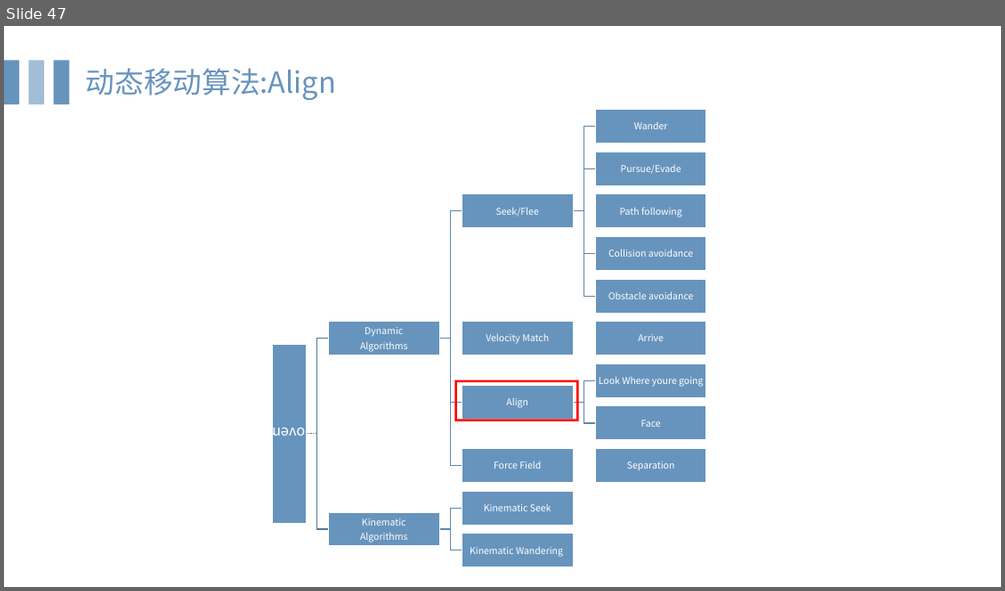
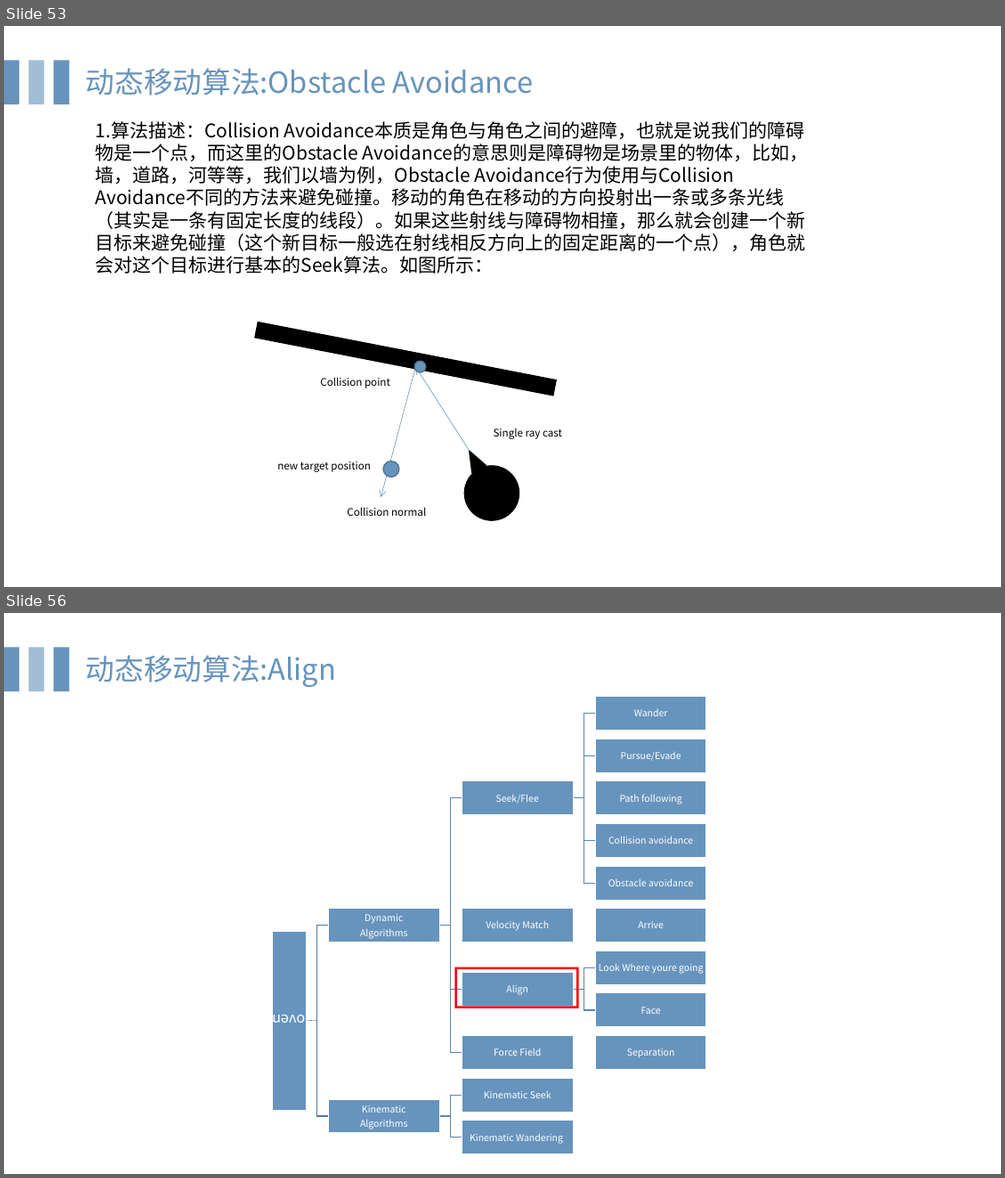
Before and after one commit to HongYD/AIForGames, a slide deck: MovementAI.pptx. Shown one above the other, each under a label of ours: slide 47 before the commit, slides 53 and 56 after it; the slides between them are not shown. The pictures are 1005x591 and 1005x1178 pixels, drawn with LibreOffice and Linux fonts; fonts in the diff are those of the drawing. Boxes give left, top, right and bottom in pixels: in the first picture for what was removed or moved away, otherwise in the second. Text is boxed around its words. In the diff, an @@ line names an element or a change of style, - is before the commit and + after.

```diff
--- a/MovementAI.pptx
+++ b/MovementAI.pptx
@@ slide 53 added at [4, 26, 1001, 587], background #FFFFFF @@
@@ rectangle added at [4, 61, 19, 104], fill #6794BD @@
@@ rectangle added at [29, 61, 44, 104], fill #A1BDD7 @@
@@ rectangle added at [53, 61, 69, 104], fill #6794BD @@
@@ text added at [86, 68, 534, 95], 28 pt, text #6794BD @@
+动态移动算法:Obstacle Avoidance
@@ text added at [96, 121, 808, 273], 18 pt, text #000000 @@
+1.算法描述：Collision Avoidance本质是角色与角色之间的避障，也就是说我们的障碍物是一个点，而这里的Obstacle Avoidance的意思则是障碍物是场景里的物体，比如，墙，道路，河等等，我们以墙为例，Obstacle Avoidance行为使用与Collision Avoidance不同的方法来避免碰撞。移动的角色在移动的方向投射出一条或多条光线（其实是一条有固定长度的线段）。如果这些射线与障碍物相撞，那么就会创建一个新目标来避免碰撞（这个新目标一般选在射线相反方向上的固定距离的一个点），角色就会对这个目标进行基本的Seek算法。如图所示：
@@ freeform shape added at [697, 231, 761, 295], fill #FFFFFF @@
@@ rectangle added at [255, 321, 556, 395], fill #000000, outline #000000 1 pt @@
@@ arrow added from (415, 370) to (380, 497), #6794BD 0.5 pt @@
@@ ellipse added at [414, 361, 426, 372], fill #6794BD, outline #4C6D8C 1 pt @@
@@ arrow added from (469, 451) to (416, 367), #6794BD 0.5 pt @@
@@ text added at [320, 377, 390, 388], 10 pt, text #000000 @@
+Collision point
@@ triangle added at [462, 447, 485, 472], fill #000000, outline #000000 1 pt @@
@@ text added at [494, 427, 562, 439], 10 pt, text #000000 @@
+Single ray cast
@@ text added at [277, 461, 371, 472], 10 pt, text #000000 @@
+new target position
@@ ellipse added at [383, 461, 399, 477], fill #6794BD, outline #4C6D8C 1 pt @@
@@ ellipse added at [455, 456, 529, 530], fill #000000, outline #000000 1 pt @@
@@ line added from (696, 476) to (902, 476), #FFFFFF 0.5 pt @@
@@ text added at [347, 507, 426, 516], 10 pt, text #000000 @@
+Collision normal
@@ what was slide 47 is now slide 56 @@
```
Also in this commit, not shown: 2 slides changed, 10 other slides added, 2 slides removed.
